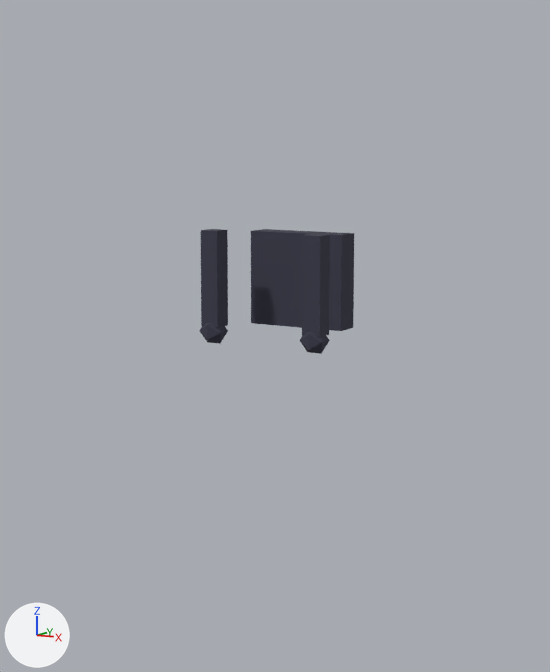
Two versions of the Blender file modeller/OBA-Tales-karakter-kit.blend, one commit apart.
Rendered twice from the file's camera 'Kamera'. Arrows for +X, +Y and +Z are at lower left; the lights stay in place. The picture after the commit comes second. The same objects are shown in both versions, whatever each file hides.

Objects in the first picture: 'orgu', 'uzun-sac'.
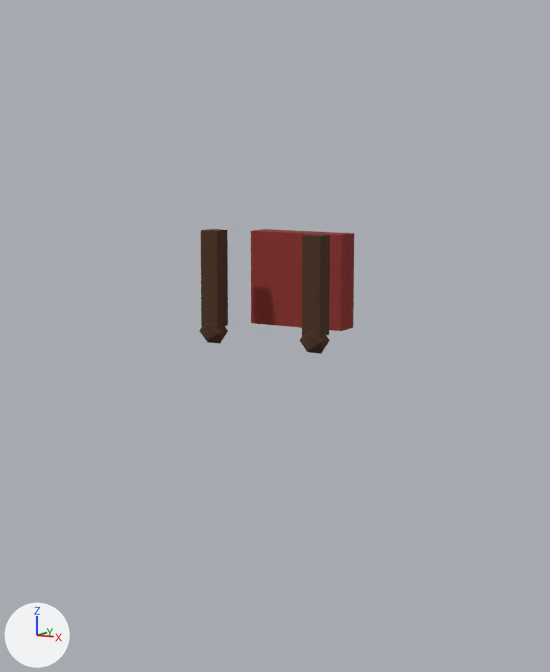
Where the change shows, as pixel boxes (x1, y1, x2, y2) in the pictures (550 x 672 px):
'uzun-sac', recoloured
    both: (251, 229, 354, 331)
'orgu', recoloured
    both: (200, 229, 330, 354)

Edits to the bpy script that builds the scene:
```text
Change mat_m_uzun_sac:
    mat_m_uzun_sac.base_color: (0.0423, 0.0423, 0.0685) -> (0.254, 0.0284, 0.0232)  # greyish blue #3a3a4a -> red #8a2f2a
Change mat_m_orgu:
    mat_m_orgu.base_color: (0.0423, 0.0423, 0.0685) -> (0.0685, 0.0273, 0.0116)  # greyish blue #3a3a4a -> brown #4a2e1c
```
